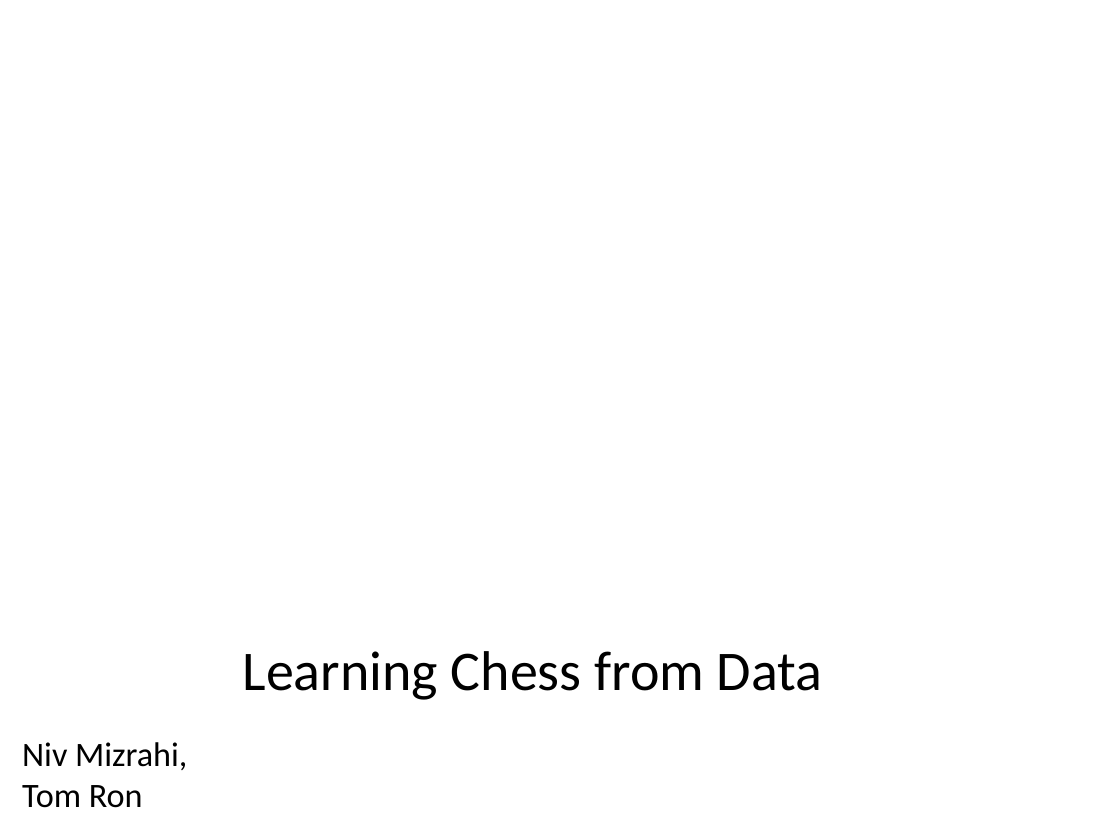
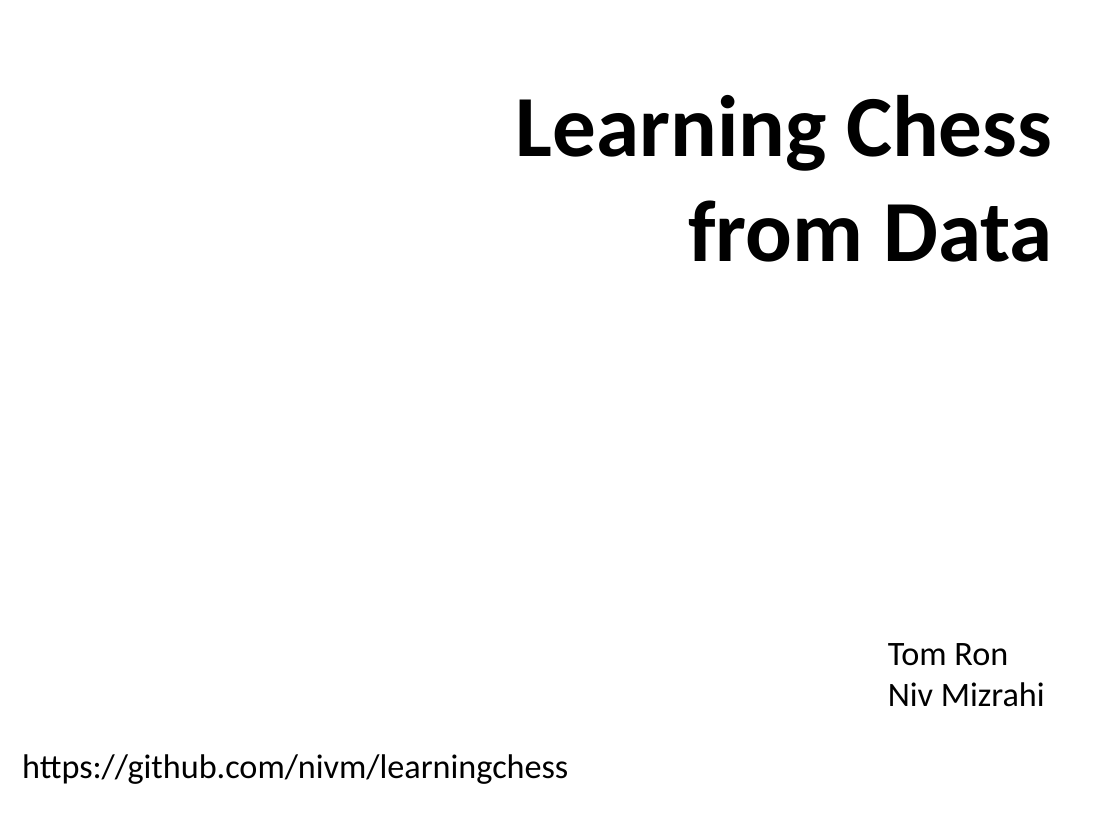
Before and after one commit to nivm/learningchess, a slide deck: slide 1 of presentation/chess_presentation.pptx. Drawn at 1120x840 pixels with LibreOffice and Linux fonts; fonts in the diff are those of the drawing; background and template pictures are left out. Boxes give left, top, right and bottom in pixels: in the first picture for what was removed or moved away, otherwise in the second. Text is boxed around its words. In the diff, an @@ line names an element or a change of style, - is before the commit and + after.

Commit message:
Adding checkmate learning results

```diff
--- a/presentation/chess_presentation.pptx
+++ b/presentation/chess_presentation.pptx
@@ text "Learning Chess from Data": place and size @@
-text "Learning Chess from Data" at (243,651,823,700)
+text "Learning Chess from Data" at (516,95,1052,262)
@@ text "Learning Chess from Data" at (516,95,1052,262): size 36 to 56 pt, bold on; alignment centre to right @@
@@ text added at (888,643,1045,707), 22 pt, text #000000 @@
+Tom Ron
+Niv Mizrahi
@@ text at (22,754,568,784): text changed @@
-Niv Mizrahi,
-Tom Ron
+https://github.com/nivm/learningchess
```
Also in this commit, not shown: 10 other slides changed, 11 slides added, 4 slides removed.
